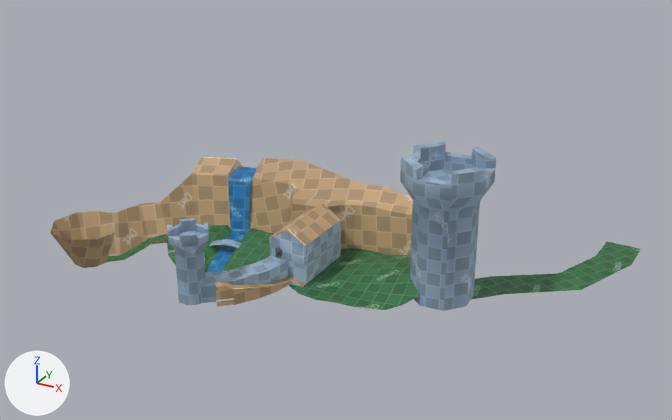
What one commit did to the FBX model Assets/Models/geometry/ruined_forest.fbx.
One viewpoint serves both versions: a 50 mm camera at (233.0, -271.0, 174.0) aimed at (65.0, 34.0, 22.0). Arrows for +X, +Y and +Z are at lower left; the lights stay in place. Where no turn or scale is listed for an object, it has been applied to the vertices.

The first picture shows 'cliff face', 'ruined_forest', 'waterfall_and_stream'.
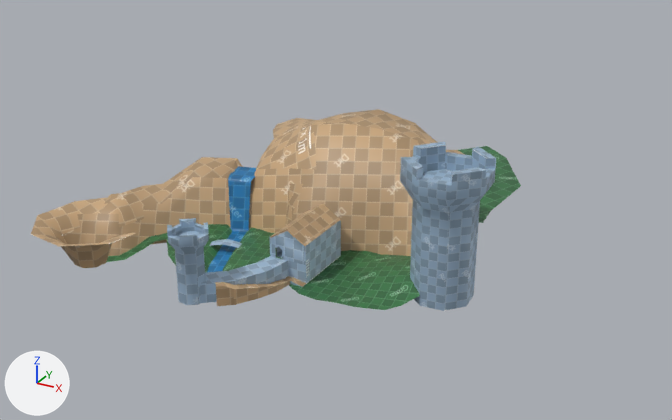
Where the change shows, as pixel boxes [x1, y1, x2, y2] in the pictures (672 x 420 px; the box of a moved part takes in the faces that stretch with it):
'ruined_forest', reshaped (39% narrower, 37% shorter): before [74, 142, 641, 311]; after [77, 204, 420, 310]
'ruined_forest.001', added (beige): after [31, 109, 521, 268]
    faces in mat_dirt (picture img_dirt_1m_x_1m_png): [31, 109, 465, 268]
    faces in mat_grass (picture img_grass_1m_x_1m_png): [458, 146, 521, 223]
'cliff face', deleted (beige): before [50, 157, 413, 267]
'larger_tower', added (blue): after [400, 142, 496, 311]
part 1 of me_plane_003, deleted (blue): before [400, 142, 496, 311]
part 2 of me_plane_003, deleted (green): before [472, 242, 641, 299]
part 3 of me_plane_003, moved or reshaped: before [136, 225, 273, 248]; after [136, 224, 274, 248]
part 4 of me_plane_003, surface changed: [77, 204, 420, 310] in both

Diff of the bpy script that builds the scene:
```diff
--- a/Assets/Models/geometry/ruined_forest.fbx.py
+++ b/Assets/Models/geometry/ruined_forest.fbx.py
@@ me_plane_003 @@
 # used by ob_ruined_forest; location = (-22.8, -16.5, 0.0)
 # verts and faces of me_plane_003; kept vertices keep their numbers, new ones are numbered from 439
 # before: 20 (12.0, 24.0, 3.0) at pixel (149, 237), 22 (18.0, 29.0, 4.0), 24 (23.0, 42.0, 4.0), 35 (35.0, 49.0, 4.0) at pixel (227, 225), 38 (28.0, 45.0, 4.0) at pixel (209, 225)
 # before: 47 (45.0, 53.0, 4.0) at pixel (251, 227), 52 (62.0, 51.0, 4.0)
-me_plane_003.from_pydata(...)  # 439 vertices, 362 faces; spans x -7.0..199.0, y -20.0..112.0, z 0.0..59.0
+me_plane_003.from_pydata(...)  # 340 vertices, 279 faces; spans x -7.0..138.0, y -20.0..56.0, z 0.0..34.0
+# me_plane_003 part 1: the loose piece of 84 vertices spanning x 126.0..158.0, y 20.0..52.0, z 4.0..59.0 is deleted
+# me_plane_003 part 2: the loose piece of 15 vertices spanning x 142.0..199.0, y 38.0..112.0, z 4.0 is deleted
+# me_plane_003 part 3
+verts[20] = (11.0, 24.0, 3.0)  # moved, pixel (148, 236)
+verts[22] = (17.0, 32.0, 4.0)  # moved
+verts[24] = (23.0, 43.0, 4.0)  # moved
+verts[47] = (45.0, 54.0, 4.0)  # moved, pixel (252, 226)
+verts[35] = (34.0, 50.0, 4.0)  # moved, pixel (227, 224)
+verts[38] = (27.0, 46.0, 4.0)  # moved, pixel (209, 224)
+verts[52] = (62.0, 53.0, 4.0)  # moved
+# me_plane_003 part 4: 267 kept faces spanning x -7.0..138.0, y -20.0..56.0, z 0.0..34.0 get new texture (UV) coordinates
 me_plane_003.materials.append(mat_grass)
@@ me_plane_005 @@
+me_plane_005.from_pydata(...)  # 170 vertices, 135 faces; spans x -23.0..152.0, y -22.0..131.0, z 0.0..50.0
+# faces by material slot: [14, 121]
+me_plane_005.materials.append(mat_grass)  # picture img_grass_1m_x_1m_png
+me_plane_005.materials.append(mat_dirt)  # picture img_dirt_1m_x_1m_png
@@ me_plane_003_1 @@
+me_plane_003_1.from_pydata(...)  # 129 vertices, 113 faces; spans x 125.7..157.6, y 19.6..51.5, z 4.2..59.3
+# faces by material slot: [12, 101]
+me_plane_003_1.materials.append(mat_grass)  # picture img_grass_1m_x_1m_png
+me_plane_003_1.materials.append(mat_rock)  # picture img_rock_1m_x_1m_png
@@ ob_cliff_face @@
-ob_cliff_face = bpy.data.objects.new('cliff face', me_plane_002)
-ob_cliff_face.location = (-1.8, 19.9, 0.0)
@@ ob_ruined_forest_001 @@
+ob_ruined_forest_001 = bpy.data.objects.new('ruined_forest.001', me_plane_005)
+ob_ruined_forest_001.location = (-22.8, -16.5, 0.0)
@@ ob_larger_tower @@
+ob_larger_tower = bpy.data.objects.new('larger_tower', me_plane_003_1)
+ob_larger_tower.location = (-22.8, -16.5, 0.0)
```
